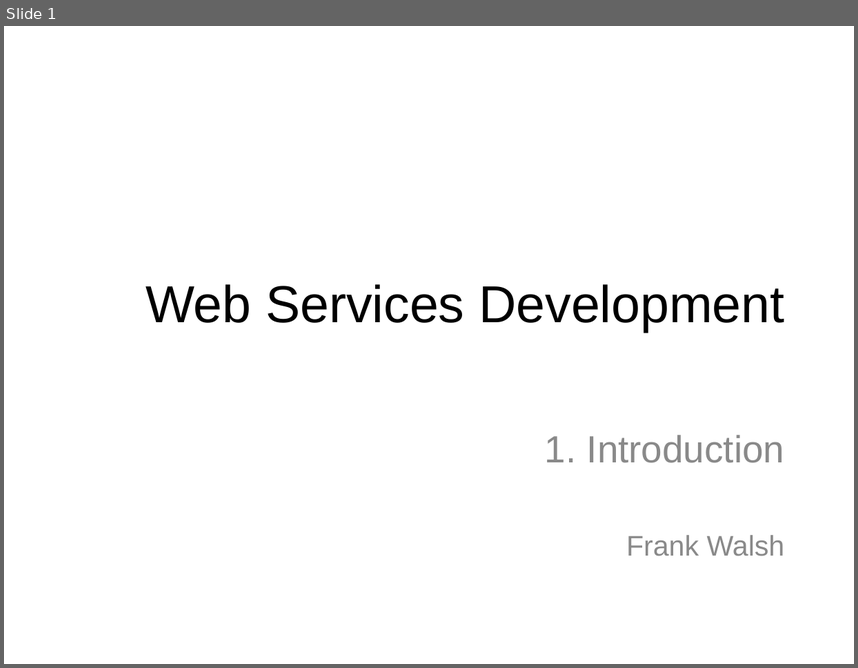
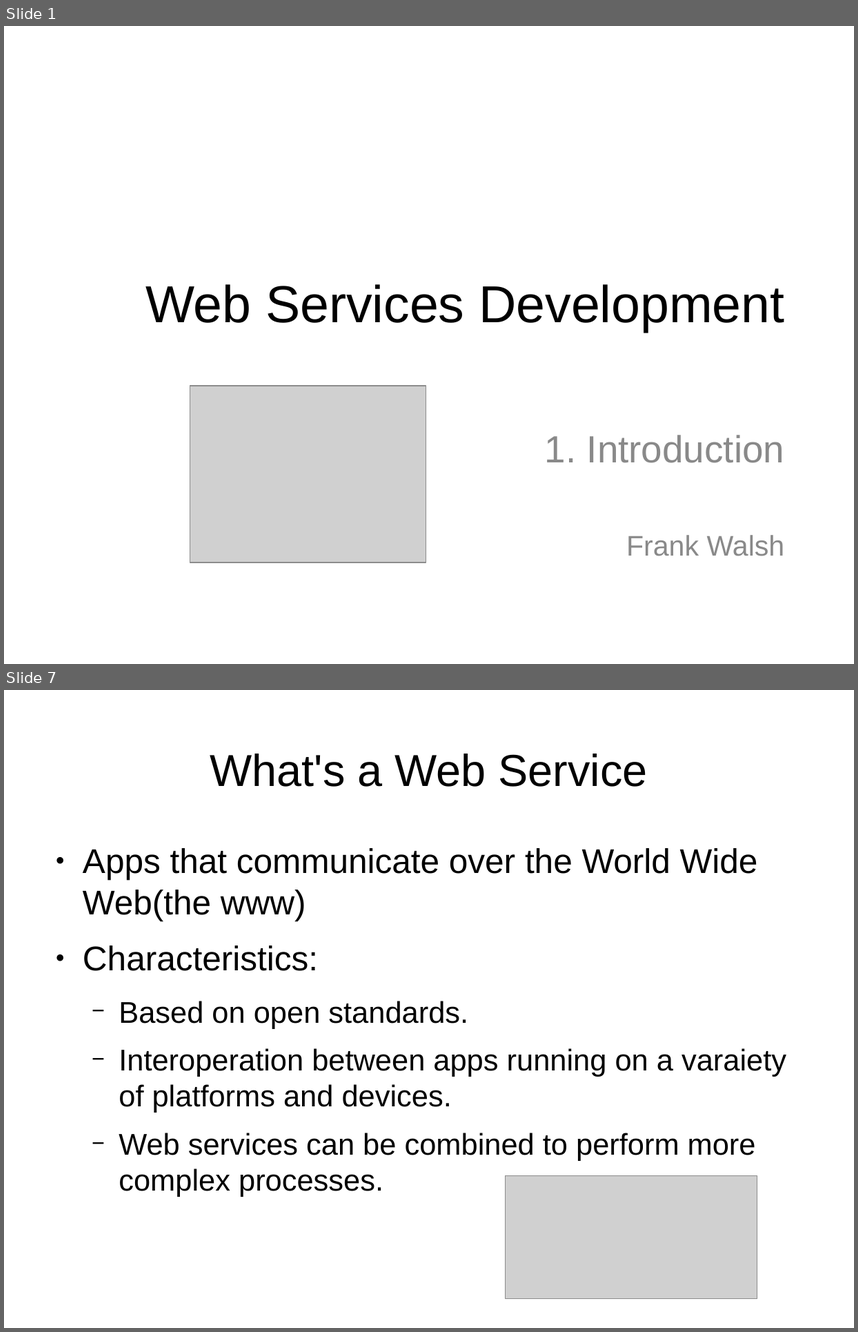
Before and after one commit to wit-computing/web-services-2016, a slide deck: topic01/talk-1/web-services-intro.odp. Shown one above the other, each under a label of ours: slide 1 before the commit, slides 1 and 7 after it; the slides between them are not shown. The pictures are 858x668 and 858x1332 pixels, drawn with LibreOffice and Linux fonts; fonts in the diff are those of the drawing; grey boxes stand for pictures. Boxes give left, top, right and bottom in pixels: in the first picture for what was removed or moved away, otherwise in the second. Text is boxed around its words. In the diff, an @@ line names an element or a change of style, - is before the commit and + after.

```diff
--- a/topic01/talk-1/web-services-intro.odp
+++ b/topic01/talk-1/web-services-intro.odp
@@ slide 7 added at [4,690,854,1328], background #FFFFFF @@
@@ title added at [210,753,647,787], 42.1 pt, text #000000 @@
+What's a Web Service
@@ text added at [83,848,786,1196], 28.2 pt, text #000000 @@
+● Apps that communicate over the World Wide Web(the www)
+● Characteristics:
+  − Based on open standards.
+  − Interoperation between apps running on a varaiety of platforms and devices.
+  − Web services can be combined to perform more complex processes.
@@ picture added at [505,1175,757,1299] @@
@@ slide 1 changed as well @@
@@ picture added at [190,385,426,562] @@
```
Also in this commit, not shown: 1 other slide changed, 15 other slides added, 2 other files.
